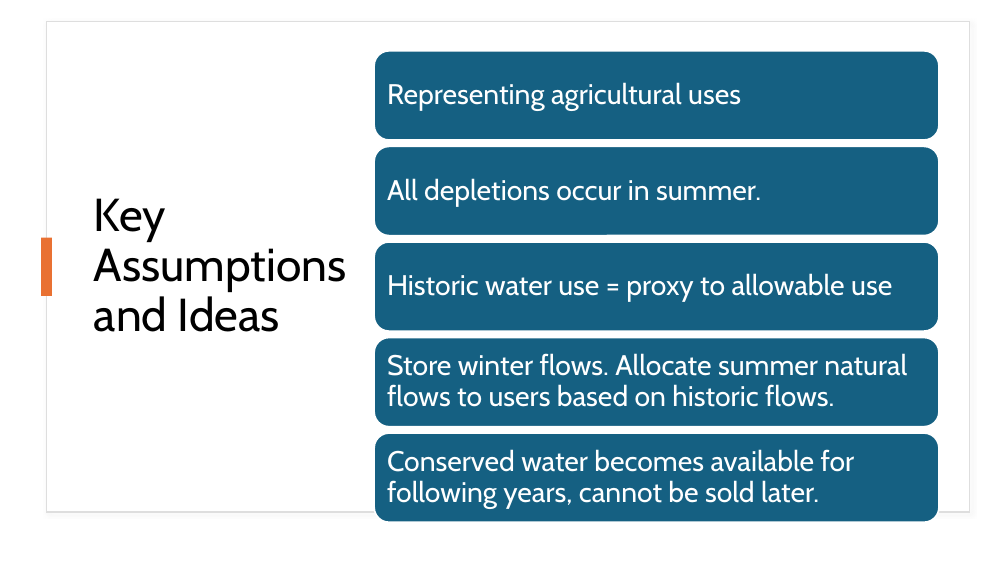
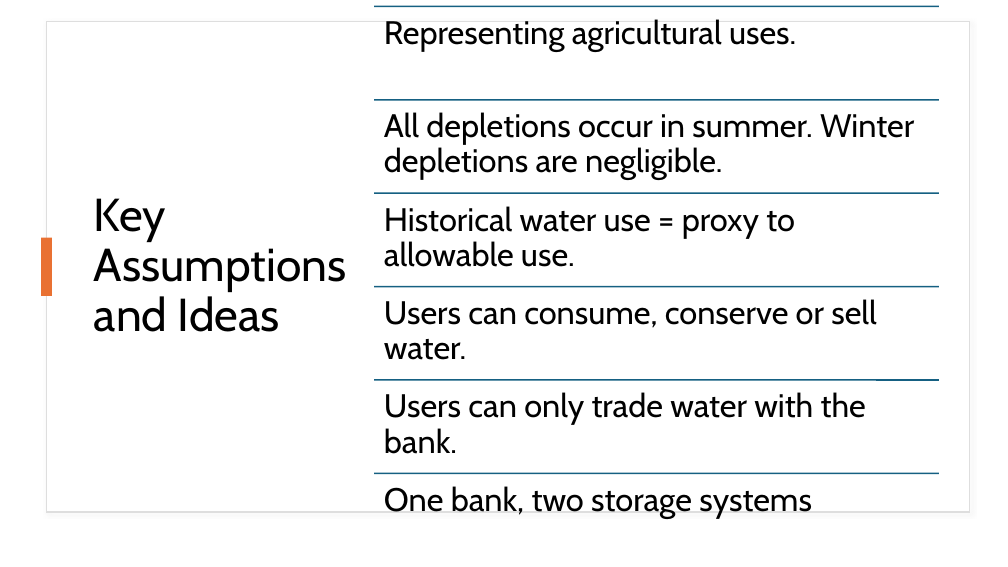
Before and after one commit to HaadiaBaig/BearRiverWaterBank, a slide deck: slide 3 of Session Guide/IntroPresentation.pptx. Drawn at 1008x567 pixels with LibreOffice and Linux fonts; fonts in the diff are those of the drawing. Boxes give left, top, right and bottom in pixels: in the first picture for what was removed or moved away, otherwise in the second. Text is boxed around its words. In the diff, an @@ line names an element or a change of style, - is before the commit and + after.

```diff
--- a/Session Guide/IntroPresentation.pptx
+++ b/Session Guide/IntroPresentation.pptx
@@ text at [384, 19, 796, 52]: text changed; size 27 to 31 pt; text colour #FFFFFF to #000000 @@
-Representing agricultural uses
+Representing agricultural uses.
@@ vertical alignment middle to top in 3 elements at [384, 19, 796, 52], [384, 206, 795, 267], [384, 112, 914, 180] @@
@@ text at [384, 112, 914, 180]: text changed; size 27 to 31 pt; text colour #FFFFFF to #000000 @@
-All depletions occur in summer.
+All depletions occur in summer. Winter depletions are negligible.
@@ text at [384, 206, 795, 267]: text changed; size 27 to 31 pt; text colour #FFFFFF to #000000 @@
-Historic water use = proxy to allowable use
+Historical water use = proxy to allowable use.
@@ group removed at [374, 51, 939, 523]: 5 rounded rectangles, 2 texts @@
-Store winter flows. Allocate summer natural flows to users based on historic flows.
-Conserved water becomes available for following years, cannot be sold later.
@@ group added at [374, 7, 939, 519]: 6 lines, 3 texts @@
+Users can consume, conserve or sell water.
+Users can only trade water with the bank.
+One bank, two storage systems
```
Also in this commit, not shown: 2 other slides changed, 2 slides added, 1 slide removed.
